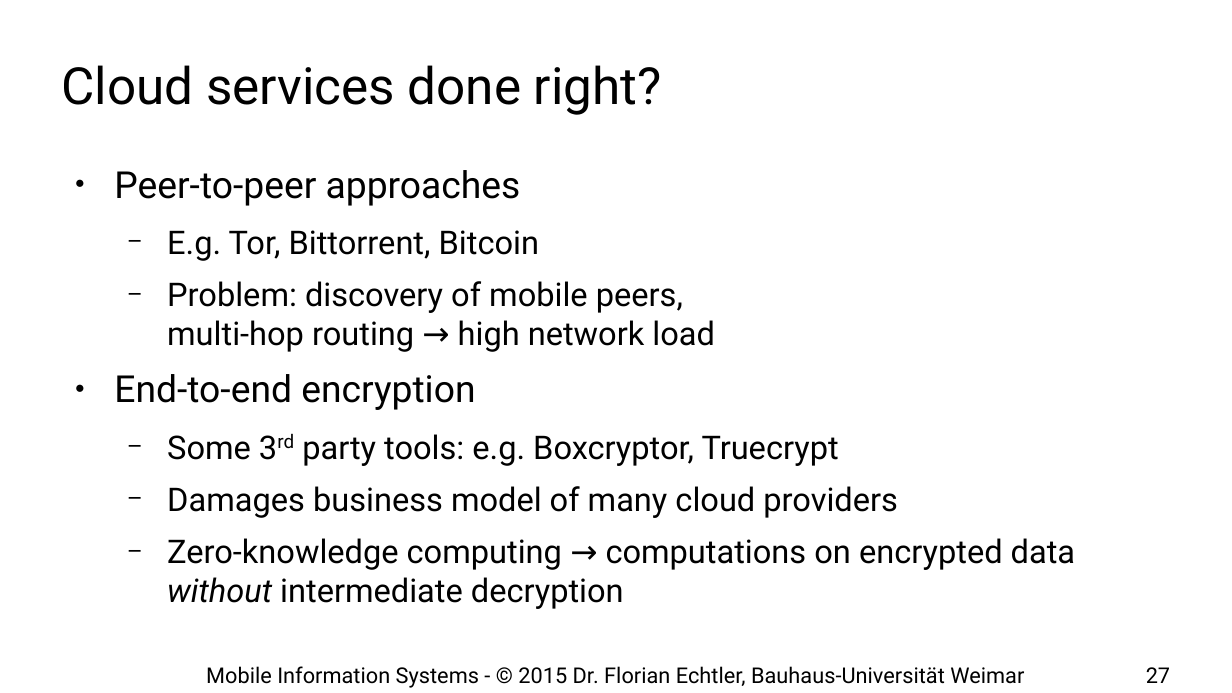
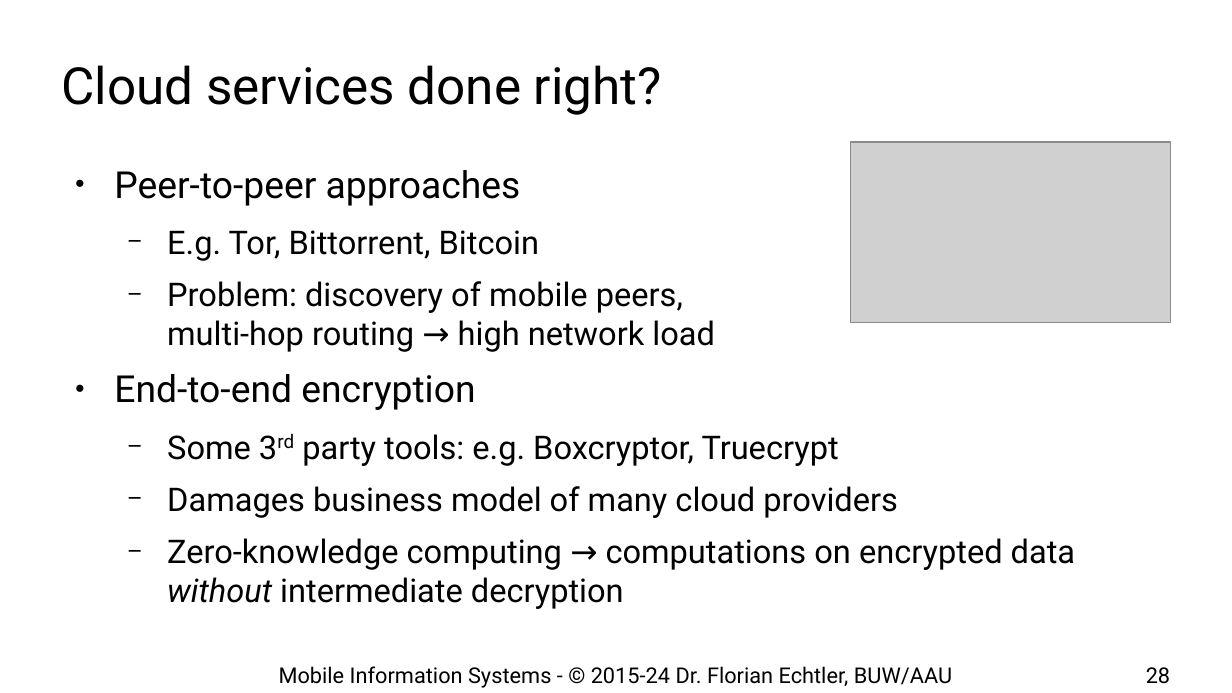
Before and after one commit to floe/mobile-information-systems, a slide deck: slide 28 of 07-privacy-security.odp (slide 27 before the commit). Drawn at 1232x693 pixels with LibreOffice and Linux fonts; fonts in the diff are those of the drawing; grey boxes stand for pictures; background and template pictures are left out. Boxes give left, top, right and bottom in pixels: in the first picture for what was removed or moved away, otherwise in the second. Text is boxed around its words. In the diff, an @@ line names an element or a change of style, - is before the commit and + after.

```diff
--- a/07-privacy-security.odp
+++ b/07-privacy-security.odp
@@ picture added at bbox=[851, 142, 1171, 322] @@
@@ text at bbox=[279, 666, 952, 688]: text changed @@
-Mobile Information Systems - © 2015 Dr. Florian Echtler, Bauhaus-Universität Weimar
+Mobile Information Systems - © 2015-24 Dr. Florian Echtler, BUW/AAU
@@ page number at bbox=[1146, 667, 1170, 684]: text changed @@
-27
+28
```
Also in this commit, not shown: 29 other slides changed, 1 slide added, 1 other file.
